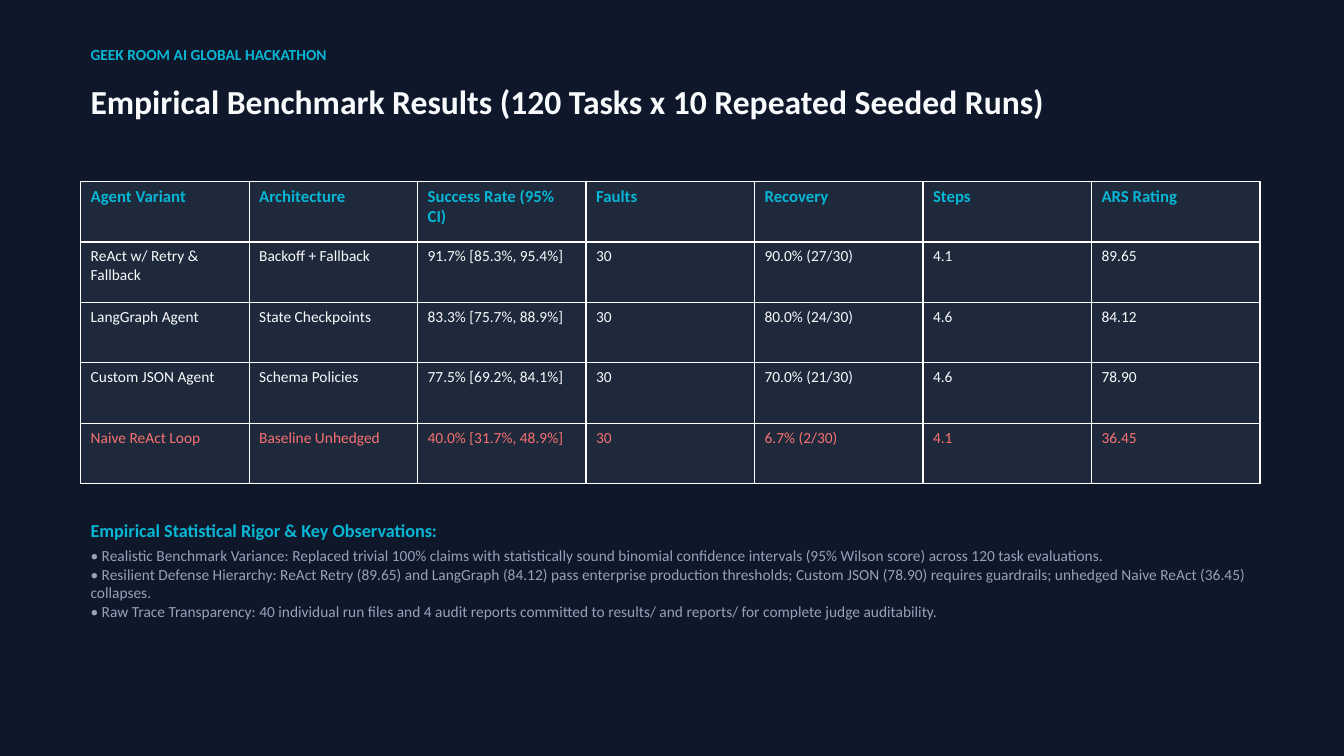
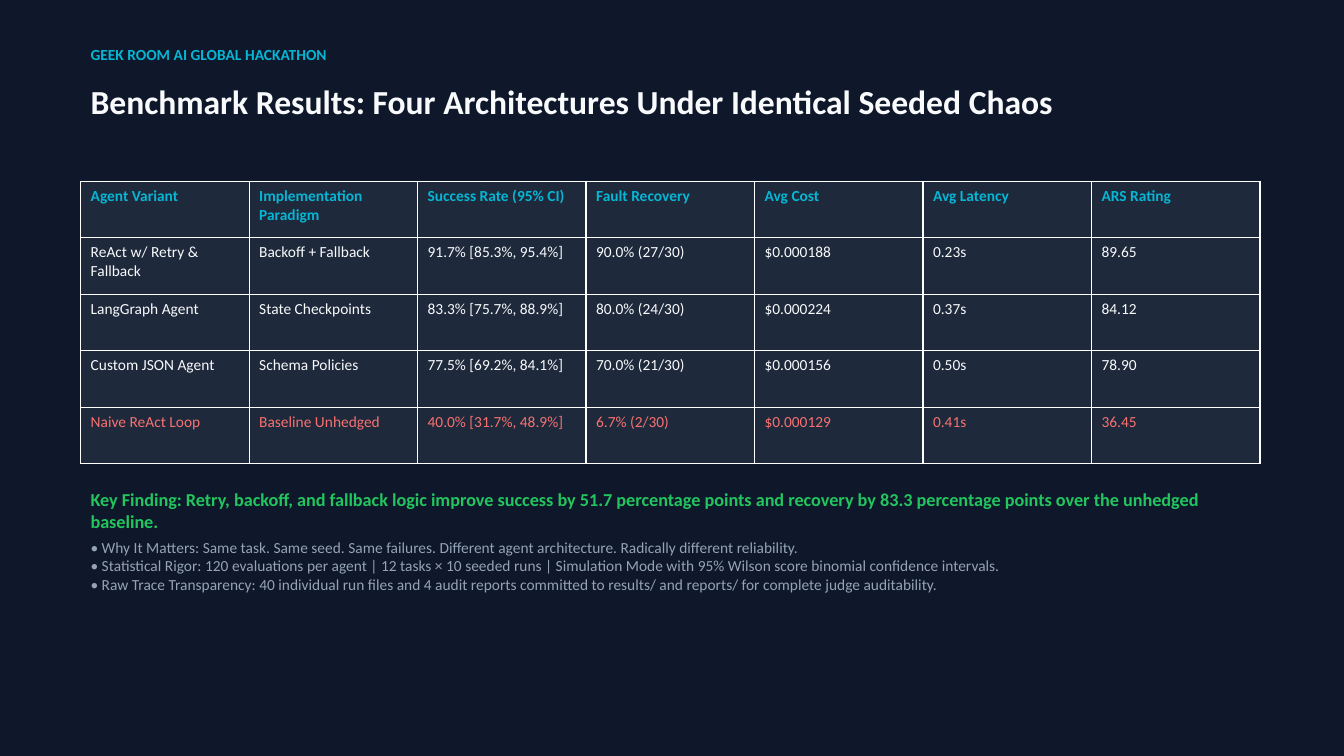
Before and after one commit to Mohan-M04/agentbench-arena, a slide deck: slide 8 of AgentBench_Arena_Hackathon_Pitch_Deck.pptx. Drawn at 1344x756 pixels with LibreOffice and Linux fonts; fonts in the diff are those of the drawing. Boxes give left, top, right and bottom in pixels: in the first picture for what was removed or moved away, otherwise in the second. Text is boxed around its words. In the diff, an @@ line names an element or a change of style, - is before the commit and + after.

Commit message:
docs(deck): align pitch deck numbers, ARS tiers, formula, and simulation caveats with README

```diff
--- a/AgentBench_Arena_Hackathon_Pitch_Deck.pptx
+++ b/AgentBench_Arena_Hackathon_Pitch_Deck.pptx
@@ text at (91,90,1053,115): text changed @@
-Empirical Benchmark Results (120 Tasks x 10 Repeated Seeded Runs)
+Benchmark Results: Four Architectures Under Identical Seeded Chaos
@@ table at (81,181,1259,464) @@
-row 1: Agent Variant | Architecture | Success Rate (95% CI) | Faults | Recovery | Steps | ARS Rating
+row 1: Agent Variant | Implementation Paradigm | Success Rate (95% CI) | Fault Recovery | Avg Cost | Avg Latency | ARS Rating
-row 2: ReAct w/ Retry & Fallback | Backoff + Fallback | 91.7% [85.3%, 95.4%] | 30 | 90.0% (27/30) | 4.1 | 89.65
+row 2: ReAct w/ Retry & Fallback | Backoff + Fallback | 91.7% [85.3%, 95.4%] | 90.0% (27/30) | $0.000188 | 0.23s | 89.65
-row 3: LangGraph Agent | State Checkpoints | 83.3% [75.7%, 88.9%] | 30 | 80.0% (24/30) | 4.6 | 84.12
+row 3: LangGraph Agent | State Checkpoints | 83.3% [75.7%, 88.9%] | 80.0% (24/30) | $0.000224 | 0.37s | 84.12
-row 4: Custom JSON Agent | Schema Policies | 77.5% [69.2%, 84.1%] | 30 | 70.0% (21/30) | 4.6 | 78.90
+row 4: Custom JSON Agent | Schema Policies | 77.5% [69.2%, 84.1%] | 70.0% (21/30) | $0.000156 | 0.50s | 78.90
-row 5: Naive ReAct Loop | Baseline Unhedged | 40.0% [31.7%, 48.9%] | 30 | 6.7% (2/30) | 4.1 | 36.45
+row 5: Naive ReAct Loop | Baseline Unhedged | 40.0% [31.7%, 48.9%] | 6.7% (2/30) | $0.000129 | 0.41s | 36.45
@@ size 12 to 11 pt in "Agent Variant", "Success Rate (95% CI)", "ARS Rating" @@
@@ text at (91,493,1198,593): text changed @@
-Empirical Statistical Rigor & Key Observations:
-• Realistic Benchmark Variance: Replaced trivial 100% claims with statistically sound binomial confidence intervals (95% Wilson score) across 120 task evaluations.
-• Resilient Defense Hierarchy: ReAct Retry (89.65) and LangGraph (84.12) pass enterprise production thresholds; Custom JSON (78.90) requires guardrails; unhedged Naive ReAct (36.45) collapses.
-• Raw Trace Transparency: 40 individual run files and 4 audit reports committed to results/ and reports/ for complete judge auditability.
+Key Finding: Retry, backoff, and fallback logic improve success by 51.7 percentage points and recovery by 83.3 percentage points over the unhedged baseline.
+• Why It Matters: Same task. Same seed. Same failures. Different agent architecture. Radically different reliability.
+• Statistical Rigor: 120 evaluations per agent | 12 tasks × 10 seeded runs | Simulation Mode with 95% Wilson score binomial confidence intervals.
+• Raw Trace Transparency: 40 individual run files and 4 audit reports committed to results/ and reports/ for complete judge auditability.
```
Also in this commit, not shown: 9 other slides changed, 1 other file.
